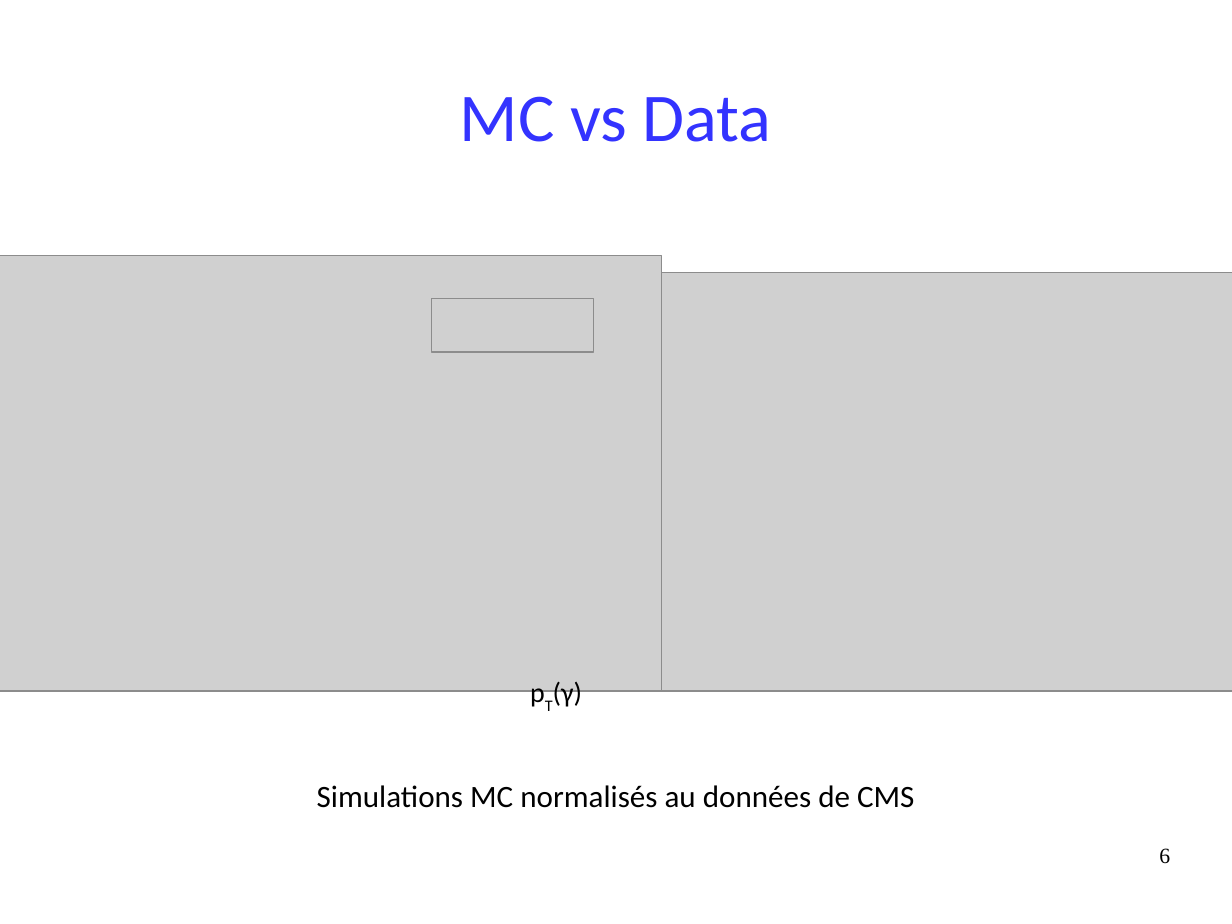
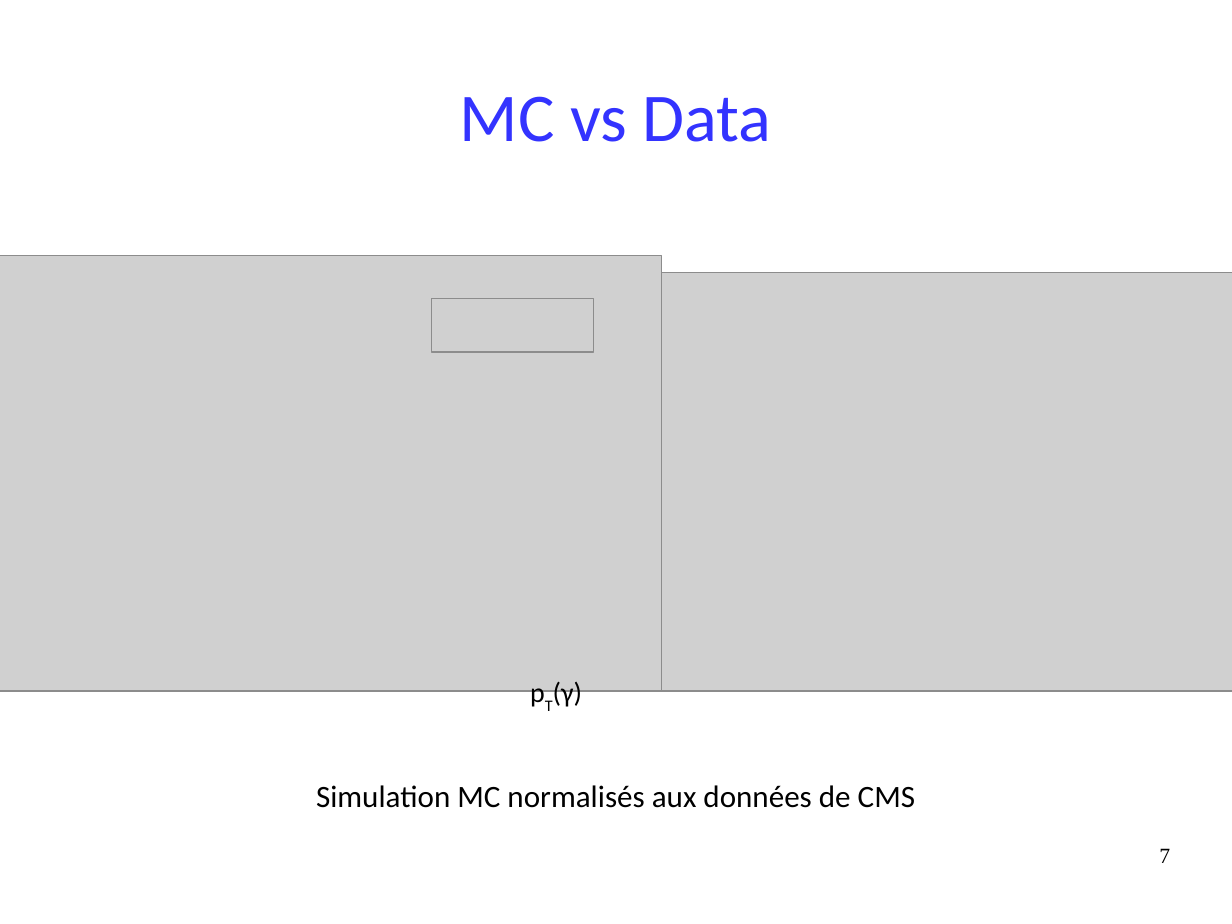
Before and after one commit to maxgiraud/m2_report, a slide deck: slide 7 of soutenance.odp (slide 6 before the commit). Drawn at 1232x924 pixels with LibreOffice and Linux fonts; fonts in the diff are those of the drawing; grey boxes stand for pictures. Boxes give left, top, right and bottom in pixels: in the first picture for what was removed or moved away, otherwise in the second. Text is boxed around its words. In the diff, an @@ line names an element or a change of style, - is before the commit and + after.

```diff
--- a/soutenance.odp
+++ b/soutenance.odp
@@ text at [316,785,915,808]: text changed @@
-Simulations MC normalisés au données de CMS
+Simulation MC normalisés aux données de CMS
@@ page number at [1159,848,1170,863]: text changed @@
-6
+7
```
Also in this commit, not shown: 7 other slides changed, 2 slides added.
